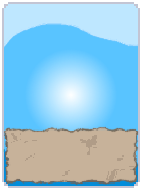
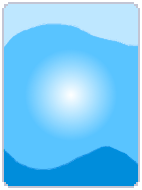
Layered file, before and after one edit (142 x 190). Changes by layer:
hid "Pasted Layer copy" over [4, 126, 139, 186]
